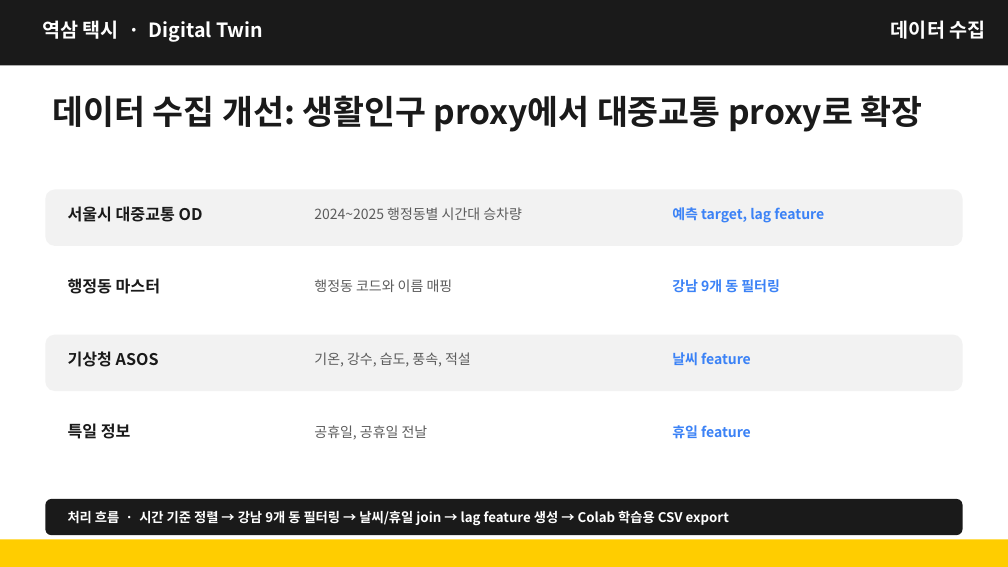
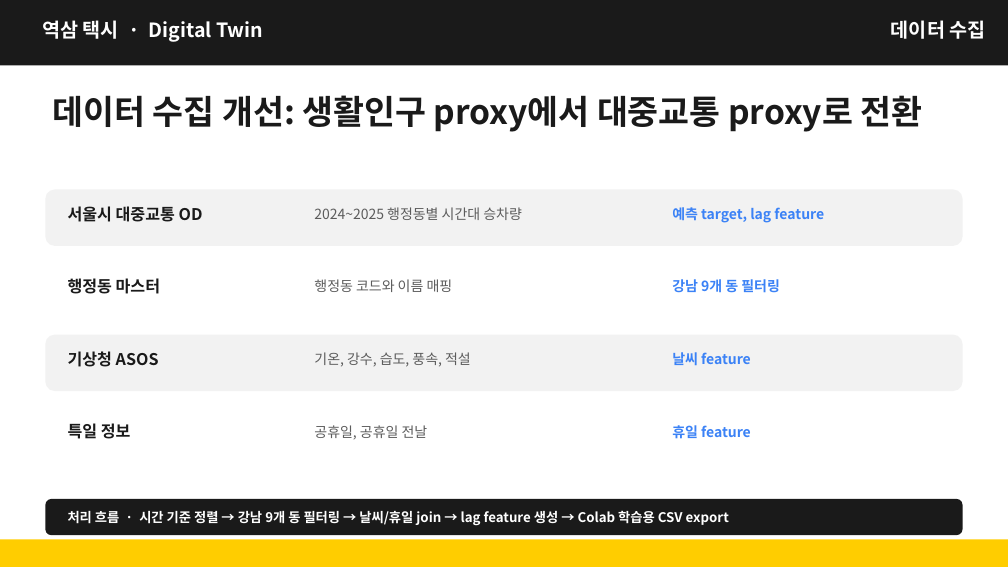
Before and after one commit to kimcanal/yeoksam-taxi, a slide deck: slide 9 of public/a-eye-presentation/A-Eye_midterm_data_collection_forecast.pptx. Drawn at 1008x567 pixels with LibreOffice and Linux fonts; fonts in the diff are those of the drawing. Boxes give left, top, right and bottom in pixels: in the first picture for what was removed or moved away, otherwise in the second. Text is boxed around its words. In the diff, an @@ line names an element or a change of style, - is before the commit and + after.

```diff
--- a/public/a-eye-presentation/A-Eye_midterm_data_collection_forecast.pptx
+++ b/public/a-eye-presentation/A-Eye_midterm_data_collection_forecast.pptx
@@ text at box(52, 95, 923, 132): text changed @@
-데이터 수집 개선: 생활인구 proxy에서 대중교통 proxy로 확장
+데이터 수집 개선: 생활인구 proxy에서 대중교통 proxy로 전환
```
Also in this commit, not shown: 11 other slides changed.
